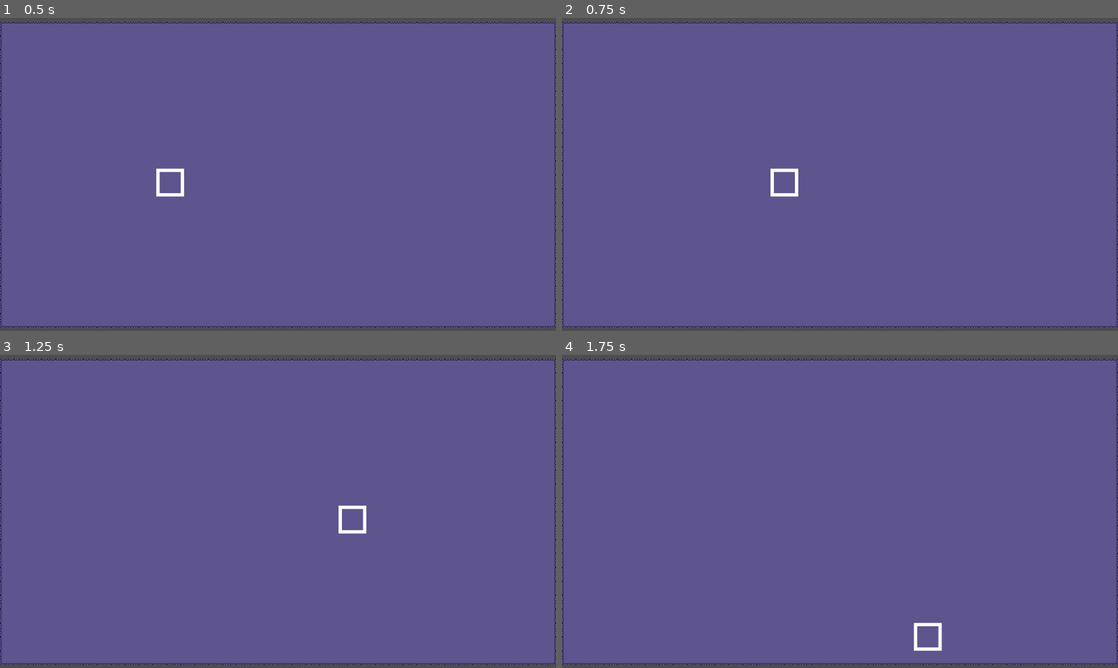
Above: before the commit, frames 1-4 (two rows, left to right).
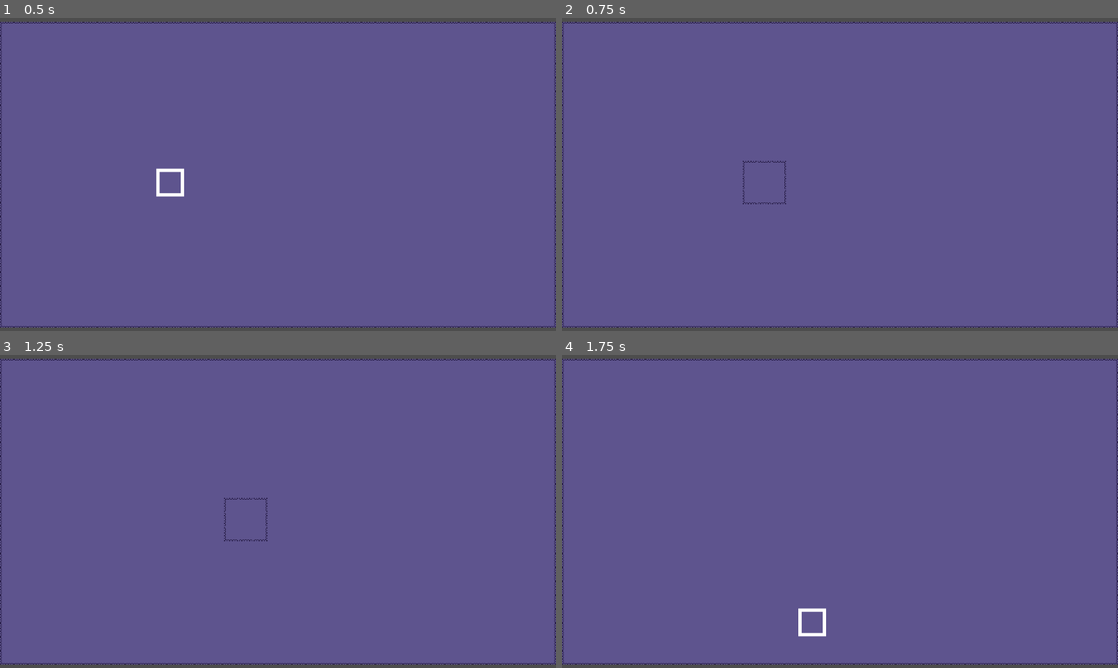
Above: after the commit, the same moments.

Repository: Enoxboo/Project-R
Game: Godot game, scene res://Levels/main_map.tscn
Same seed, same stepped clock (60 frames per second), same inputs: the game is played once before the commit and once after it.
Inputs:
- Up to frame 1 (0.5 s): no input
- Up to frame 2 (0.75 s): tap Enter at 0.5 s; hold D (move_right) from 0.53 s (still down); tap Tab (switch) at 0.6 s
- Up to frame 3 (1.25 s): keep holding D (move_right)
- Up to frame 4 (1.75 s): release D (move_right) at 1.28 s; hold S (move_down) from 1.28 s (still down); tap Tab (switch) at 1.35 s

Frame 1 is identical in both runs. In frame 2, 0.3% of the frame differs, in the area x 32-43%, y 45-60%; in frame 3, 0.3%; in frame 4, 0.4%, in the area x 42-69%, y 80-95%.

Commit message:
feat(player) add simple switch character system

Diff:
--- /dev/null
+++ b/Player/Companion/eleanor_data.tres
@@ -0,0 +1,10 @@
+[gd_resource type="Resource" script_class="PlayerData" load_steps=3 format=3 uid="uid://davvempunmoqd"]
+
+[ext_resource type="Script" uid="uid://bwr5om3kv2b7v" path="res://Player/player_data.gd" id="1_kdmin"]
+[ext_resource type="Texture2D" uid="uid://hcq66343gceq" path="res://Levels/_Sprites/scene.png" id="2_vcytp"]
+
+[resource]
+script = ExtResource("1_kdmin")
+sprite = ExtResource("2_vcytp")
+speed = 100.0
+metadata/_custom_type_script = "uid://bwr5om3kv2b7v"
--- a/Player/Main/main_data.tres
+++ b/Player/Main/main_data.tres
@@ -1,7 +1,9 @@
-[gd_resource type="Resource" script_class="PlayerData" load_steps=2 format=3 uid="uid://dsefs1fellje"]
+[gd_resource type="Resource" script_class="PlayerData" load_steps=3 format=3 uid="uid://dsefs1fellje"]
 
 [ext_resource type="Script" uid="uid://bwr5om3kv2b7v" path="res://Player/player_data.gd" id="1_mphok"]
+[ext_resource type="Texture2D" uid="uid://d0t3xhui75wfh" path="res://Player/_Sprites/square.png" id="2_3sm7w"]
 
 [resource]
 script = ExtResource("1_mphok")
+sprite = ExtResource("2_3sm7w")
 metadata/_custom_type_script = "uid://bwr5om3kv2b7v"
--- a/Player/move.gd
+++ b/Player/States/move.gd
@@ -4,6 +4,10 @@
 	handle_movement()
 	parent.move_and_slide()
 
+	if Input.is_action_just_pressed("switch"):
+		finished.emit(SWITCH)
+
+
 func handle_movement() -> void:
 	var input_direction: Vector2 = Input.get_vector("move_left", "move_right", "move_up", "move_down")
 	parent.velocity = input_direction * parent.data.speed
--- /dev/null
+++ b/Player/States/switch.gd
@@ -0,0 +1,11 @@
+extends State
+
+func enter() -> void:
+	switch_character()
+	finished.emit(MOVE)
+
+
+func switch_character() -> void:
+	parent.is_main_active = !parent.is_main_active
+	parent.data = parent.MAIN_DATA if parent.is_main_active else parent.ELEANOR_DATA
+	parent.sprite.texture = parent.data.sprite
--- a/Player/player.gd
+++ b/Player/player.gd
@@ -2,4 +2,10 @@
 
 class_name Player
 
-@export var data: PlayerData
+const MAIN_DATA = preload("uid://dsefs1fellje")
+const ELEANOR_DATA = preload("uid://davvempunmoqd")
+
+@onready var sprite: Sprite2D = $Sprite
+
+var data: PlayerData = MAIN_DATA
+var is_main_active = true
--- a/Player/player.tscn
+++ b/Player/player.tscn
@@ -2,16 +2,15 @@
 
 [ext_resource type="Script" uid="uid://cvwoife8aauxw" path="res://Player/player.gd" id="1_4ntmi"]
 [ext_resource type="Texture2D" uid="uid://d0t3xhui75wfh" path="res://Player/_Sprites/square.png" id="1_l8h54"]
-[ext_resource type="Resource" uid="uid://dsefs1fellje" path="res://Player/Main/main_data.tres" id="2_btcbx"]
 [ext_resource type="Script" uid="uid://bkg8rfh1hctco" path="res://StateMachine/state_machine.gd" id="4_k53q1"]
-[ext_resource type="Script" uid="uid://bm16kmhys2frc" path="res://Player/move.gd" id="5_fhl08"]
+[ext_resource type="Script" uid="uid://bm16kmhys2frc" path="res://Player/States/move.gd" id="5_fhl08"]
+[ext_resource type="Script" uid="uid://bng853sk1p60f" path="res://Player/States/switch.gd" id="6_fhl08"]
 
 [sub_resource type="RectangleShape2D" id="RectangleShape2D_4ntmi"]
 size = Vector2(32, 32)
 
 [node name="Player" type="CharacterBody2D"]
 script = ExtResource("1_4ntmi")
-data = ExtResource("2_btcbx")
 
 [node name="Sprite" type="Sprite2D" parent="."]
 texture = ExtResource("1_l8h54")
@@ -26,3 +25,7 @@
 [node name="Move" type="Node" parent="StateMachine"]
 script = ExtResource("5_fhl08")
 metadata/_custom_type_script = "uid://cpfcabqaqlbxc"
+
+[node name="Switch" type="Node" parent="StateMachine"]
+script = ExtResource("6_fhl08")
+metadata/_custom_type_script = "uid://cpfcabqaqlbxc"
--- a/Player/player_data.gd
+++ b/Player/player_data.gd
@@ -2,4 +2,5 @@
 
 class_name PlayerData
 
+@export var sprite: Texture2D
 @export var speed: float = 300.0
--- a/StateMachine/state.gd
+++ b/StateMachine/state.gd
@@ -6,18 +6,23 @@
 signal finished(next_state_path: String)
 
 const MOVE = "Move"
+const SWITCH = "Switch"
 
 var parent: CharacterBody2D
+
 
 func _ready() -> void:
 	await owner.ready
 	parent = owner as CharacterBody2D
 
+
 func physics_update(_delta: float) -> void:
 	pass
+
 
 func enter() -> void:
 	pass
 
+
 func exit() -> void:
 	pass
--- a/StateMachine/state_machine.gd
+++ b/StateMachine/state_machine.gd
@@ -3,6 +3,7 @@
 class_name StateMachine
 
 var state: State
+
 
 func _ready() -> void:
 	state = get_child(0)
@@ -12,8 +13,10 @@
 	await owner.ready
 	state.enter()
 
+
 func _physics_process(delta: float) -> void:
 	state.physics_update(delta)
+
 
 func _transition_to_next_state(target_state_path: String) -> void:
 	if not has_node(target_state_path):
--- a/project.godot
+++ b/project.godot
@@ -25,8 +25,10 @@
 [file_customization]
 
 folder_colors={
+"res://Autoload/": "yellow",
 "res://Levels/": "green",
-"res://Player/": "purple"
+"res://Player/": "purple",
+"res://StateMachine/": "gray"
 }
 
 [input]
Renamed: Player/move.gd.uid -> Player/States/move.gd.uid
Not shown, added: Player/States/switch.gd.uid
